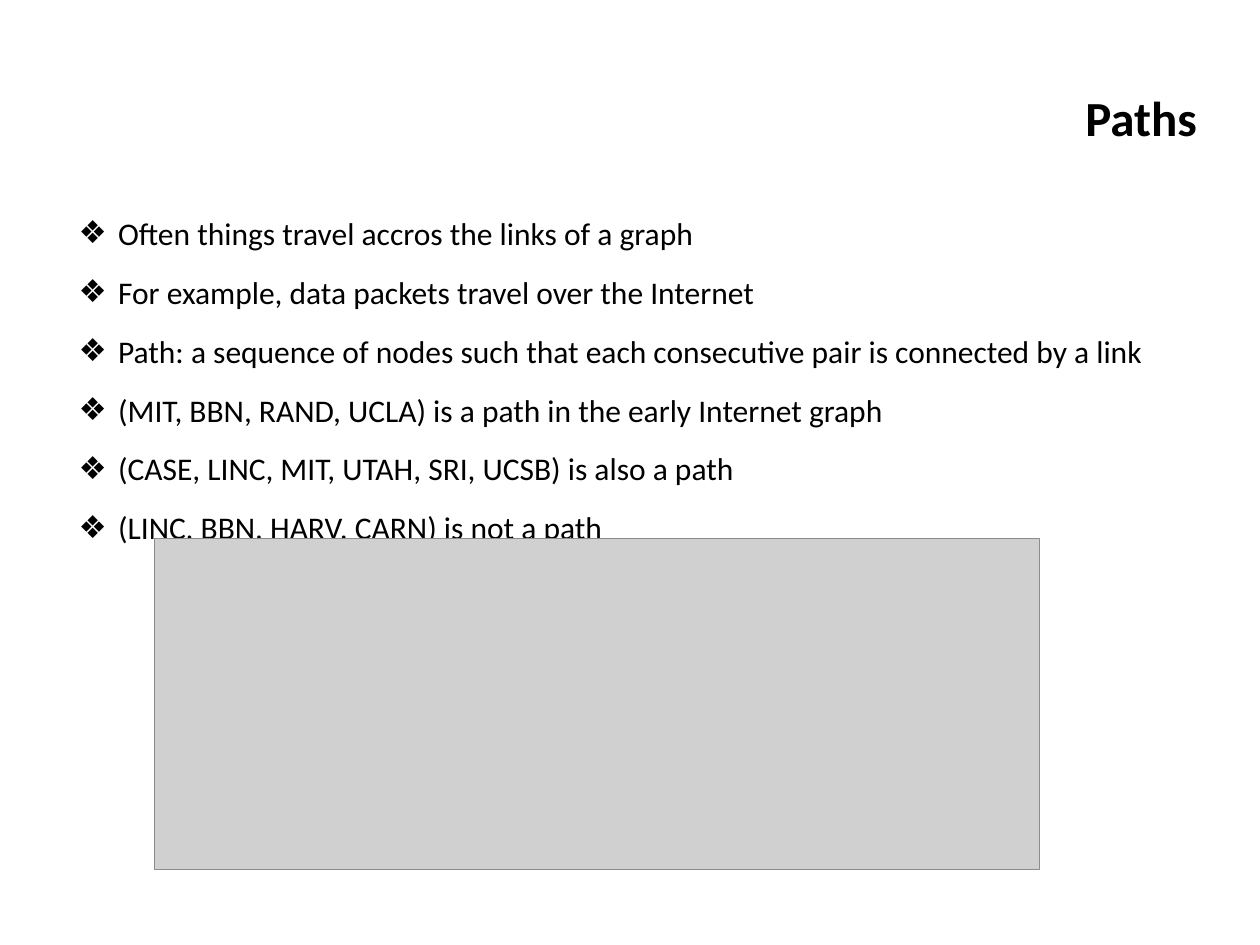
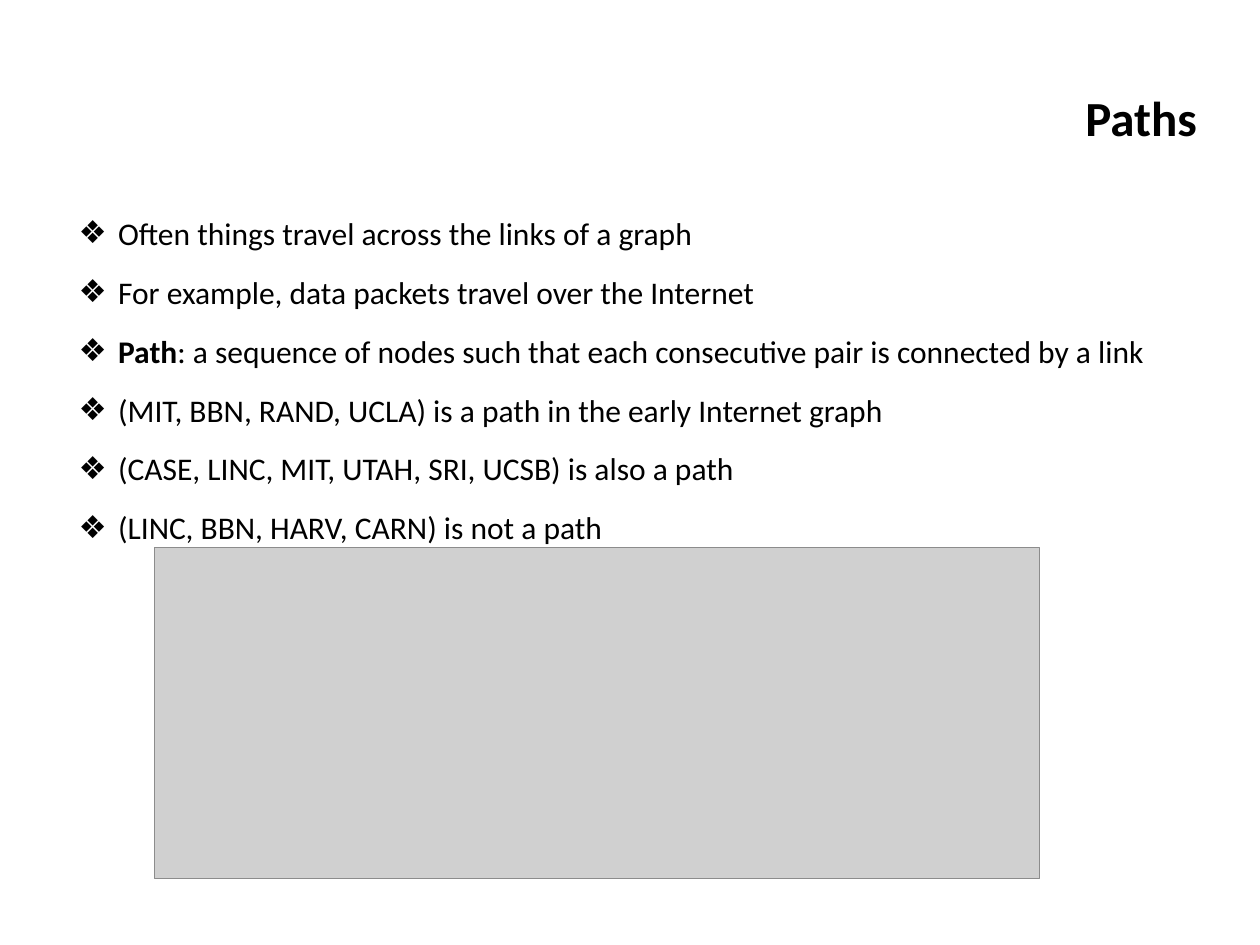
Before and after one commit to ifromm/dsa, a slide deck: slide 8 of slides/unit_6_trees.pptx. Drawn at 1260x945 pixels with LibreOffice and Linux fonts; fonts in the diff are those of the drawing; grey boxes stand for pictures; background and template pictures are left out. Boxes give left, top, right and bottom in pixels: in the first picture for what was removed or moved away, otherwise in the second. Text is boxed around its words. In the diff, an @@ line names an element or a change of style, - is before the commit and + after.

```diff
--- a/slides/unit_6_trees.pptx
+++ b/slides/unit_6_trees.pptx
@@ text at [118,223,692,251]: text changed @@
-❖ Often things travel accros the links of a graph
+❖ Often things travel across the links of a graph
@@ text at [118,341,1143,368]: bold on in "Path:" @@
@@ picture: place and size @@
-picture at [155,539,1040,871]
+picture at [155,548,1040,879]
```
Also in this commit, not shown: 14 other slides changed, 2 other files.
